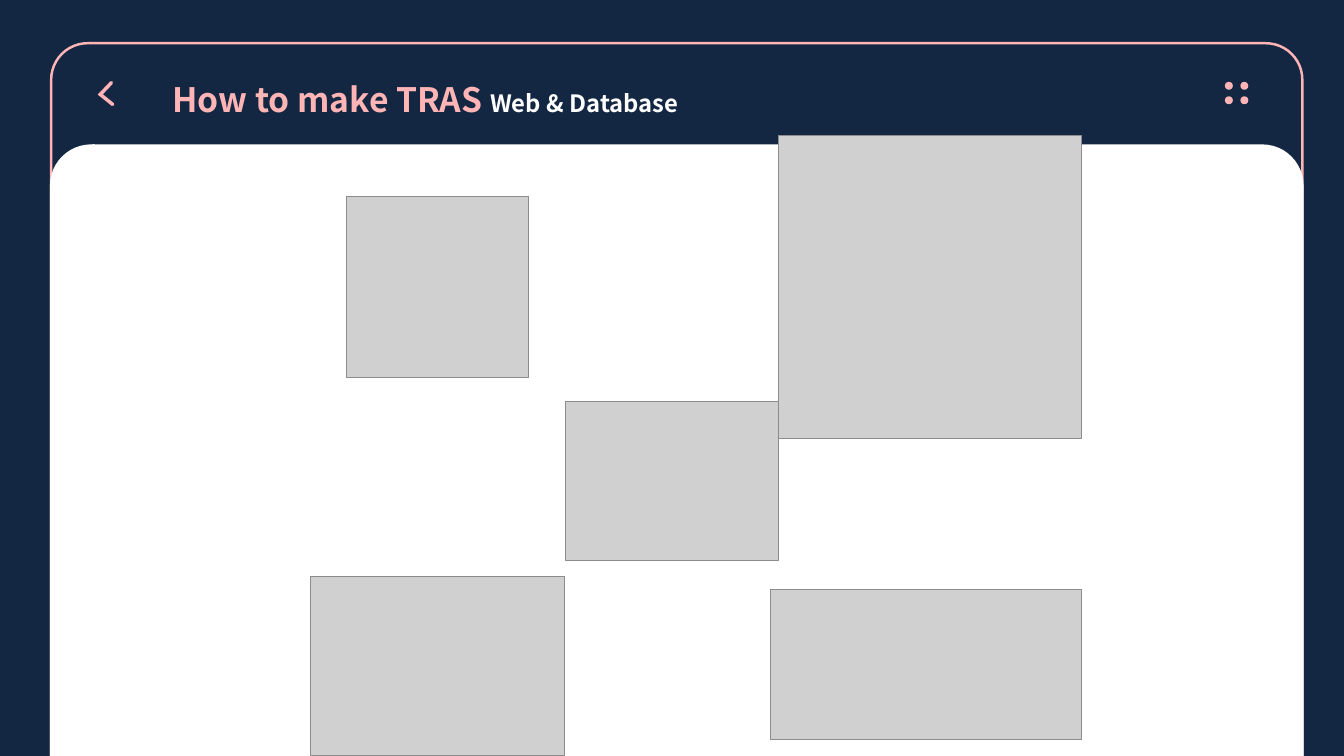
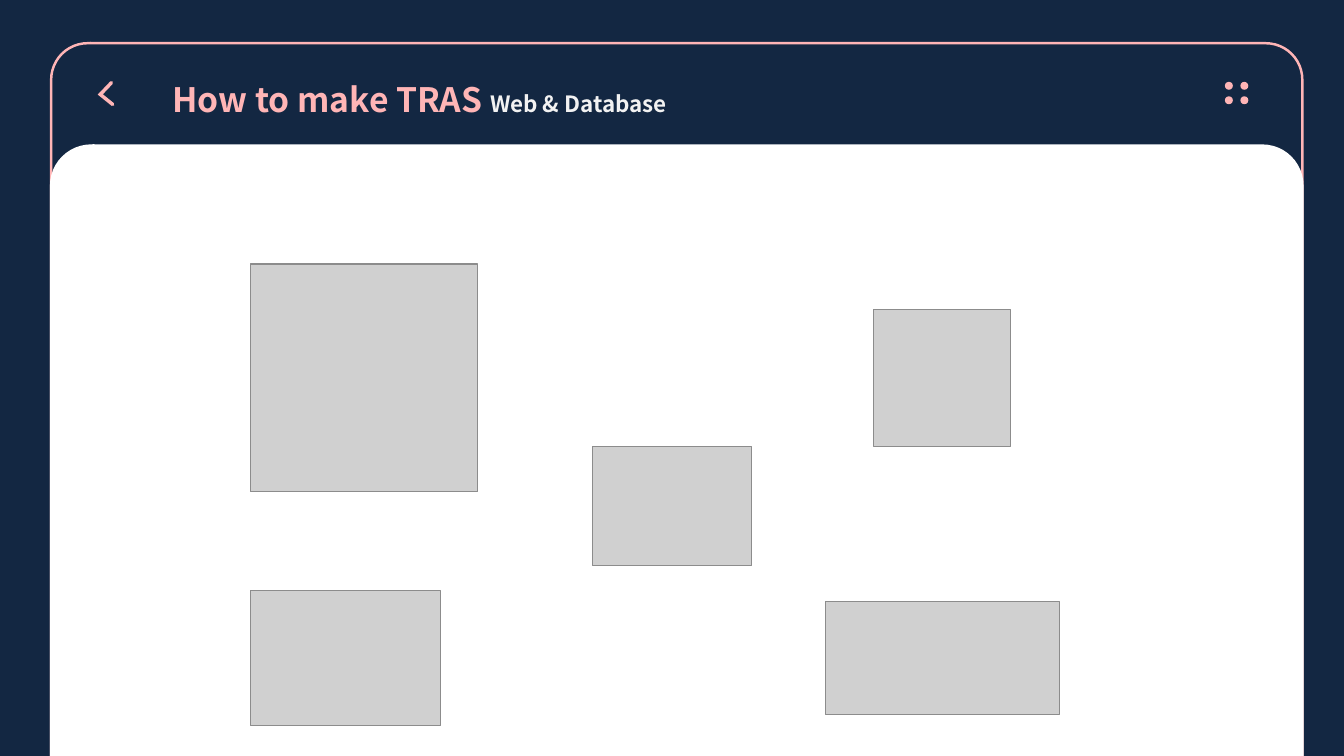
Before and after one commit to twinstae/tripReviewAnalysisSystem, a slide deck: slide 8 of 참빛.pptx. Drawn at 1344x756 pixels with LibreOffice and Linux fonts; fonts in the diff are those of the drawing; grey boxes stand for pictures. Boxes give left, top, right and bottom in pixels: in the first picture for what was removed or moved away, otherwise in the second. Text is boxed around its words. In the diff, an @@ line names an element or a change of style, - is before the commit and + after.

```diff
--- a/참빛.pptx
+++ b/참빛.pptx
@@ round same rect "How to make TRAS Web ..." at (51, 43, 1303, 756): size 17 to 16 pt, text colour #FFFFFF to #F2F2F2 in "Web & Database" @@
@@ picture: place and size @@
-picture at (778, 135, 1082, 439)
+picture at (250, 264, 478, 492)
@@ picture: place and size @@
-picture at (347, 197, 528, 378)
+picture at (874, 310, 1011, 447)
@@ freeform shape removed at (267, 330, 290, 359) @@
@@ picture: place and size @@
-picture at (566, 401, 778, 561)
+picture at (593, 447, 752, 567)
@@ picture: place and size @@
-picture at (311, 577, 565, 756)
+picture at (250, 591, 441, 726)
@@ picture: place and size @@
-picture at (770, 590, 1082, 740)
+picture at (826, 602, 1060, 715)
```
Also in this commit, not shown: 5 other slides changed, 1 slide added, 1 other file.
